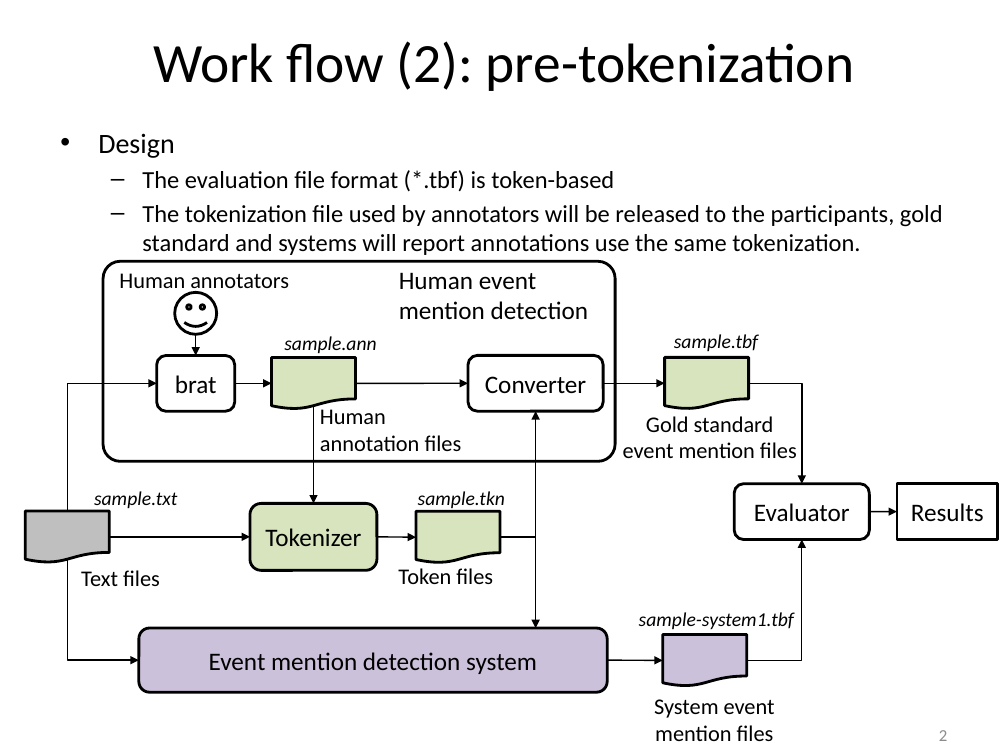
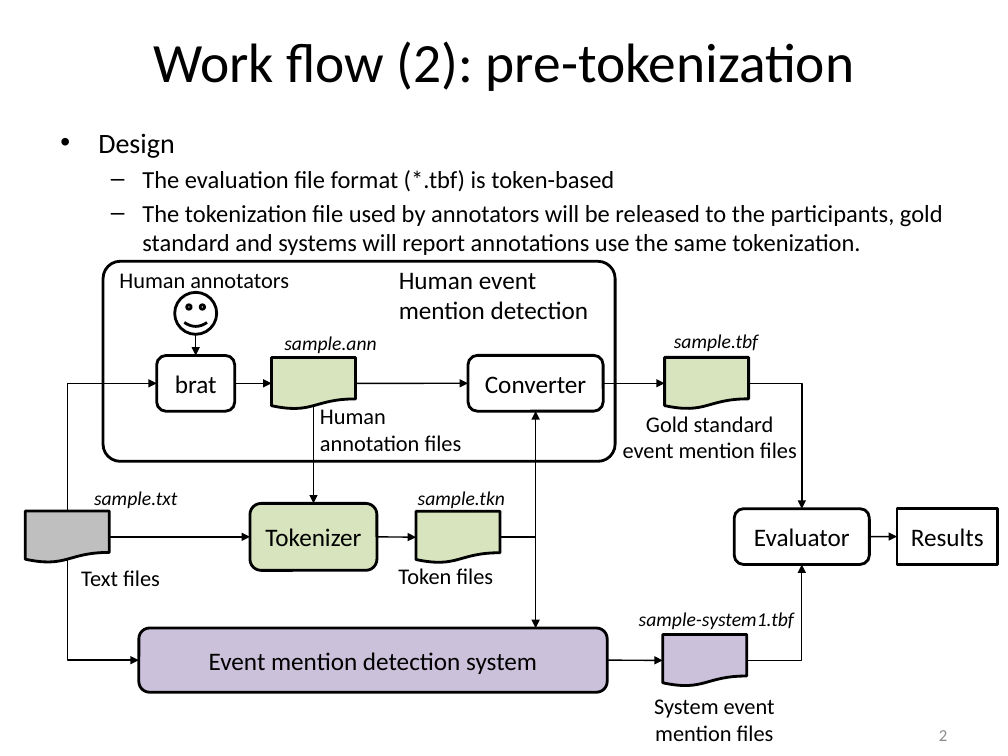
Before and after one commit to hunterhector/EvmEval, a slide deck: slide 2 of doc/evm-eval-work-flow.pptx. Drawn at 1008x756 pixels with LibreOffice and Linux fonts; fonts in the diff are those of the drawing. Boxes give left, top, right and bottom in pixels: in the first picture for what was removed or moved away, otherwise in the second. Text is boxed around its words. In the diff, an @@ line names an element or a change of style, - is before the commit and + after.

Commit message:
Updated the pre-tokenization section.

```diff
--- a/doc/evm-eval-work-flow.pptx
+++ b/doc/evm-eval-work-flow.pptx
@@ elbow arrow moved from (749, 383) - (801, 484) to (749, 383) - (801, 509) @@
@@ 1 rounded rectangle, 1 rectangle, 1 arrow: place and size @@
-1 rounded rectangle, 1 rectangle, 1 arrow at (734, 484, 998, 539)
+1 rounded rectangle, 1 rectangle, 1 arrow at (734, 509, 998, 564)
@@ elbow arrow moved from (747, 660) - (801, 539) to (747, 660) - (801, 564) @@
```
Also in this commit, not shown: 1 other file.
